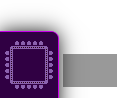
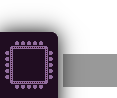
The second 117 × 98 image is a revision of the first. Changes to its layers:
hid group "purple" (5 layers) over [left=0, top=31, right=59, bottom=98]
showed group "dark purple" (7 layers) over [left=0, top=32, right=58, bottom=98]
renamed "bar shadow" to "shadow", painted on it over [left=0, top=31, right=59, bottom=98]
